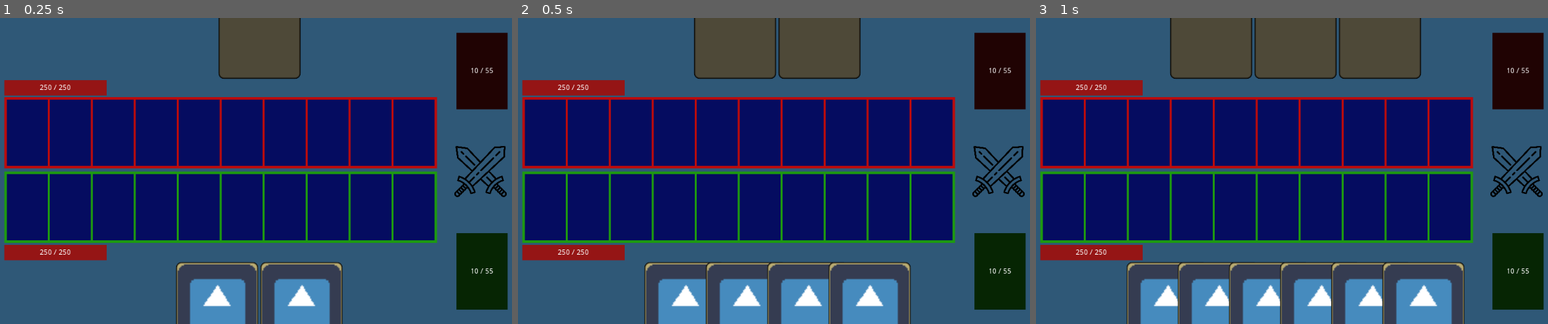
Above: before the commit, frames 1-3 (left to right).
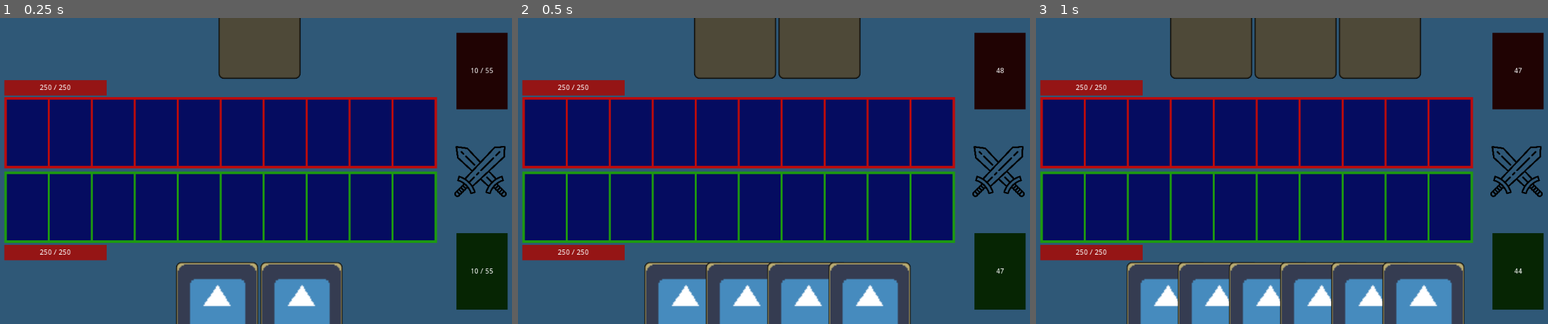
Above: after the commit, the same moments.

Repository: jamklex/first_game
Game: Godot game, scene res://scenes/Gameboard.tscn
Same seed, same stepped clock (60 frames per second), same inputs: the game is played once before the commit and once after it. This scene is started directly instead of the project's main scene. The engine's default icon, where the game draws it, is replaced by a stand-in: a white triangle on a blue panel in a dark square.
Inputs (mouse positions are in pixels of both pictures, inside the frame that each line leads up to):
- Up to frame 1 (0.25 s): no input
- Up to frame 2 (0.5 s): no input
- Up to frame 3 (1 s): move the mouse to (1409, 155) at 0.52 s; click (1409, 155) at 0.67 s

Frame 1 is identical in both runs. In frame 2, less than 0.1% of the frame differs, in the area x 92-97%, y 16-84%; in frame 3, less than 0.1%.

Commit message:
Battle starting!

Diff:
--- a/Deck_Defense/prefabs/card-back.tscn
+++ b/Deck_Defense/prefabs/card-back.tscn
@@ -1,4 +1,6 @@
-[gd_scene load_steps=2 format=2]
+[gd_scene load_steps=3 format=2]
+
+[ext_resource path="res://scripts/card.gd" type="Script" id=1]
 
 [sub_resource type="StyleBoxFlat" id=1]
 bg_color = Color( 0.306152, 0.289642, 0.221243, 1 )
@@ -16,3 +18,4 @@
 [node name="Card" type="Panel"]
 rect_min_size = Vector2( 160, 240 )
 custom_styles/panel = SubResource( 1 )
+script = ExtResource( 1 )
--- a/Deck_Defense/prefabs/card-small.tscn
+++ b/Deck_Defense/prefabs/card-small.tscn
@@ -1,6 +1,7 @@
-[gd_scene load_steps=3 format=2]
+[gd_scene load_steps=4 format=2]
 
 [ext_resource path="res://icon.png" type="Texture" id=1]
+[ext_resource path="res://scripts/card.gd" type="Script" id=2]
 
 [sub_resource type="StyleBoxFlat" id=1]
 bg_color = Color( 0.733333, 0.678431, 0.45098, 1 )
@@ -19,6 +20,7 @@
 rect_min_size = Vector2( 80, 130 )
 mouse_filter = 2
 custom_styles/panel = SubResource( 1 )
+script = ExtResource( 2 )
 
 [node name="Sprite" type="Sprite" parent="."]
 position = Vector2( 0, 1 )
@@ -27,7 +29,7 @@
 centered = false
 offset = Vector2( 1.3, 1.3 )
 
-[node name="VBoxContainer" type="VBoxContainer" parent="."]
+[node name="Bottom" type="VBoxContainer" parent="."]
 margin_left = 5.0
 margin_top = 80.0
 margin_right = 75.0
@@ -35,7 +37,7 @@
 rect_clip_content = true
 alignment = 2
 
-[node name="Label" type="Label" parent="VBoxContainer"]
+[node name="HP" type="Label" parent="Bottom"]
 margin_top = 31.0
 margin_right = 70.0
 margin_bottom = 45.0
--- a/Deck_Defense/prefabs/card.tscn
+++ b/Deck_Defense/prefabs/card.tscn
@@ -1,6 +1,7 @@
-[gd_scene load_steps=3 format=2]
+[gd_scene load_steps=4 format=2]
 
 [ext_resource path="res://icon.png" type="Texture" id=1]
+[ext_resource path="res://scripts/card.gd" type="Script" id=2]
 
 [sub_resource type="StyleBoxFlat" id=1]
 bg_color = Color( 0.733333, 0.678431, 0.45098, 1 )
@@ -19,6 +20,7 @@
 rect_min_size = Vector2( 160, 240 )
 mouse_filter = 2
 custom_styles/panel = SubResource( 1 )
+script = ExtResource( 2 )
 
 [node name="Sprite" type="Sprite" parent="."]
 position = Vector2( 0, 1 )
@@ -27,19 +29,30 @@
 centered = false
 offset = Vector2( 1.3, 1.3 )
 
-[node name="VBoxContainer" type="VBoxContainer" parent="."]
+[node name="Bottom" type="VBoxContainer" parent="."]
 margin_left = 5.0
 margin_top = 160.0
 margin_right = 155.0
 margin_bottom = 235.0
 
-[node name="Label" type="Label" parent="VBoxContainer"]
+[node name="Description" type="Label" parent="Bottom"]
 margin_right = 150.0
 margin_bottom = 31.0
 custom_colors/font_color = Color( 0, 0, 0, 1 )
 text = "Description here
 "
 autowrap = true
+uppercase = true
 __meta__ = {
 "_editor_description_": ""
 }
+
+[node name="HP" type="Label" parent="Bottom"]
+margin_top = 35.0
+margin_right = 150.0
+margin_bottom = 49.0
+custom_colors/font_color = Color( 0, 0, 0, 1 )
+text = "5"
+align = 1
+valign = 2
+autowrap = true
--- /dev/null
+++ b/Deck_Defense/scripts/card.gd
@@ -0,0 +1,57 @@
+extends Node
+
+const description_label = "Bottom/Description"
+const hp_label = "Bottom/HP"
+const boosted_color = Color("#1e9a12")
+const damaged_color = Color("#bb0c0e")
+const default_color = Color("#000000")
+
+var base_hp
+var hp
+var description
+
+func _ready():
+	pass
+
+func initialize(base_hp, description):
+	set_base_hp(base_hp)
+	set_hp(base_hp)
+	set_description(description)
+
+func set_hp(new_hp):
+	hp = new_hp
+	update_label(hp_label, str(hp))
+
+func get_hp():
+	return hp
+
+func set_base_hp(new_base_hp):
+	base_hp = new_base_hp
+
+func get_base_hp():
+	return base_hp
+
+func set_description(new_description):
+	description = new_description
+	update_label(description_label, description)
+
+func get_description():
+	return description
+
+func is_damaged():
+	return base_hp > hp
+
+func is_boosted():
+	return base_hp < hp
+
+func update_label(path, value):
+	var label = get_node(path) as Label
+	if label == null:
+		return
+	label.set_text(value)
+	var color = default_color
+	if is_boosted():
+		color = boosted_color
+	if is_damaged():
+		color = damaged_color
+	label.set("custom_colors/font_color", color)
--- a/Deck_Defense/scripts/gameboard.gd
+++ b/Deck_Defense/scripts/gameboard.gd
@@ -10,10 +10,11 @@
 const player_card_space = "Player/CardSpace/Spots"
 const player_hand = "Player/Hand"
 const player_healt = "Player/Health"
+const player_cards_left = "Player/CardsLeft"
 const enemy_card_space = "Enemy/CardSpace/Spots"
 const enemy_hand = "Enemy/Hand"
 const enemy_healt = "Enemy/Health"
-const damage_per_monster = 5
+const enemy_cards_left = "Enemy/CardsLeft"
 
 var rng = RandomNumberGenerator.new()
 var visibleCard = preload("res://prefabs/card.tscn")
@@ -21,14 +22,17 @@
 var miniCard = preload("res://prefabs/card-small.tscn")
 var playerMaxHp
 var playerCurrentHp
+var player_deck = []
 var enemyMaxHp
 var enemyCurrentHp
+var enemy_deck = []
 var max_card_space_spots = 10;
 var max_hand_cards = 5;
 var initial_hand_cards = 3;
 var cards_per_turn = 3;
 var selected_action_card = -1
 var current_cycle
+var bump_factor = 100;
 
 func _ready():
 	initialize_game()
@@ -39,6 +43,8 @@
 	playerCurrentHp = playerMaxHp
 	enemyMaxHp = 250
 	enemyCurrentHp = enemyMaxHp
+	player_deck = random_cards(50, true)
+	enemy_deck = random_cards(50, false)
 	place_cards_in_hand(enemy_hand, initial_hand_cards, false)
 	place_cards_in_hand(player_hand, initial_hand_cards, true)
 	set_hp(enemy_healt, enemyCurrentHp, enemyMaxHp)
@@ -48,7 +54,6 @@
 func _on_Hand_gui_input(event):
 	if is_mouse_click(event) and can_place_cards():
 		var node = get_node(player_hand) as HBoxContainer
-		var bump_factor = 30;
 		bump_child_y(node.get_child(selected_action_card), bump_factor)
 		selected_action_card = get_child_index(node, make_input_local(event).position, true, -1)
 		bump_child_y(node.get_child(selected_action_card), bump_factor*-1)
@@ -66,22 +71,23 @@
 
 func _on_AttackOpponent_gui_input(event):
 	if is_mouse_click(event) and can_place_cards():
-		var free_spots = get_free_spots(player_card_space)
-		var damage_dealt = (10 - free_spots.size()) * damage_per_monster
-		var new_hp = max(0, enemyCurrentHp - damage_dealt)
-		set_hp(enemy_healt, new_hp, enemyMaxHp)
-		enemyCurrentHp = new_hp
+		player_attacks_enemy()
 		switch_to_enemy()
+
+func random_cards(amount, visible):
+	var array = []
+	for i in range(amount):
+		var card = visibleCard.instance() if visible else notVisibleCard.instance()
+		card.initialize(rng.randi_range(1,7), "test")
+		array.append(card)
+	return array
 
 func enemy_move():
 	var enemyHandCards = get_node(enemy_hand).get_child_count()
 	var free_spots = get_free_spots(enemy_card_space)
 	var will_attack = rng.randi_range(1,max_card_space_spots) > free_spots.size()
 	if will_attack or (enemyHandCards == 0 and free_spots.size() < max_card_space_spots):
-		var damage_dealt = (10 - free_spots.size()) * damage_per_monster
-		var new_hp = max(0, playerCurrentHp - damage_dealt)
-		set_hp(player_healt, new_hp, playerMaxHp)
-		playerCurrentHp = new_hp
+		enemy_attacks_player()
 	else:
 		var cardsToPlay = 0 if enemyHandCards <= 0 else rng.randi_range(1, min(free_spots.size(), enemyHandCards))
 		if(cardsToPlay > 0):
@@ -92,6 +98,54 @@
 			print("enemy can't do anything...")
 	switch_to_player()
 
+func enemy_attacks_player():
+	var damage_dealt = ltr_attack(enemy_card_space, player_card_space)
+	var new_hp = max(0, playerCurrentHp - damage_dealt)
+	set_hp(player_healt, new_hp, playerMaxHp)
+	playerCurrentHp = new_hp
+
+func player_attacks_enemy():
+	var damage_dealt = ltr_attack(player_card_space, enemy_card_space)
+	var new_hp = max(0, enemyCurrentHp - damage_dealt)
+	set_hp(enemy_healt, new_hp, enemyMaxHp)
+	enemyCurrentHp = new_hp
+
+func ltr_attack(attacker, target):
+	var cards_to_kill = []
+	for myCard in cards_ltr_in(attacker):
+		if myCard in cards_to_kill:
+			continue
+		for enemyCard in cards_ltr_in(target):
+			if enemyCard in cards_to_kill:
+				continue
+			var new_card_hp = abs(enemyCard.get_hp() - myCard.get_hp())
+			if new_card_hp == 0:
+				cards_to_kill.append(myCard)
+				cards_to_kill.append(enemyCard)
+				break
+			if enemyCard.get_hp() < myCard.get_hp():
+				cards_to_kill.append(enemyCard)
+				myCard.set_hp(new_card_hp)
+				continue
+			if enemyCard.get_hp() > myCard.get_hp():
+				cards_to_kill.append(myCard)
+				enemyCard.set_hp(new_card_hp)
+				break
+	for obj in cards_to_kill:
+		obj.queue_free()
+	var damage_dealt = 0
+	for card in cards_ltr_in(attacker):
+		damage_dealt += card.get_hp()
+	return damage_dealt
+
+func cards_ltr_in(card_space_path):
+	var cards = []
+	var node = get_node(card_space_path) as HBoxContainer
+	for child in node.get_children():
+		for card in child.get_children():
+			cards.append(card)
+	return cards
+
 func get_free_spots(space):
 	var node = get_node(space)
 	var free_spaces = []
@@ -124,9 +178,24 @@
 
 func place_cards_in_hand(path, amount, visible):
 	for n in amount:
-		var card = (visibleCard.instance() if visible else notVisibleCard.instance()) as Panel
+		var card = get_card_from_deck(visible)
+		if card == null:
+			return
 		add_card_to(path, card)
 		yield(get_tree().create_timer(.25), "timeout")
+		update_cards_left()
+
+func get_card_from_deck(player):
+	var deck_used = (player_deck if player else enemy_deck) as Array
+	if deck_used.size() == 0:
+		return
+	return deck_used.pop_at(rng.randi_range(0, deck_used.size()-1))
+
+func update_cards_left():
+	var enemy = get_node(enemy_cards_left + "/Amount") as Label
+	enemy.set_text(str(enemy_deck.size()))
+	var player = get_node(player_cards_left + "/Amount") as Label
+	player.set_text(str(player_deck.size()))
 
 func add_card_to(path, card):
 	var hand = get_node(path) as HBoxContainer
@@ -170,10 +239,12 @@
 	return event is InputEventMouseButton and event.pressed and event.button_index == 1
 
 func lay_card_on_space(space, from, to, hand):
+	var hand_node = get_node(hand) as HBoxContainer
+	var mini_card = create_mini_card(hand_node.get_child(from))
 	var card_spots = get_node(space) as HBoxContainer
-	var successful = add_card_to_spot(card_spots, miniCard.instance() as Panel, to)
+	var successful = add_card_to_spot(card_spots, mini_card as Panel, to)
 	if successful:
-		remove_card(hand, from)
+		remove_card(hand_node, from)
 		selected_action_card = -1
 		set_visibility(NEXT_PLAYER, true)
 		set_visibility(ATTACK_PLAYER, false)
@@ -185,7 +256,13 @@
 		return true
 	return false
 
-func remove_card(path, id):
-	var hand = get_node(path) as HBoxContainer
-	hand.remove_child(hand.get_child(id))
-	adjust_separation(hand)
+func remove_card(node, id):
+	node.remove_child(node.get_child(id))
+	adjust_separation(node)
+
+func create_mini_card(card):
+	if card == null:
+		return
+	var mini_card = miniCard.instance()
+	mini_card.initialize(card.get_base_hp(), card.get_description())
+	return mini_card
